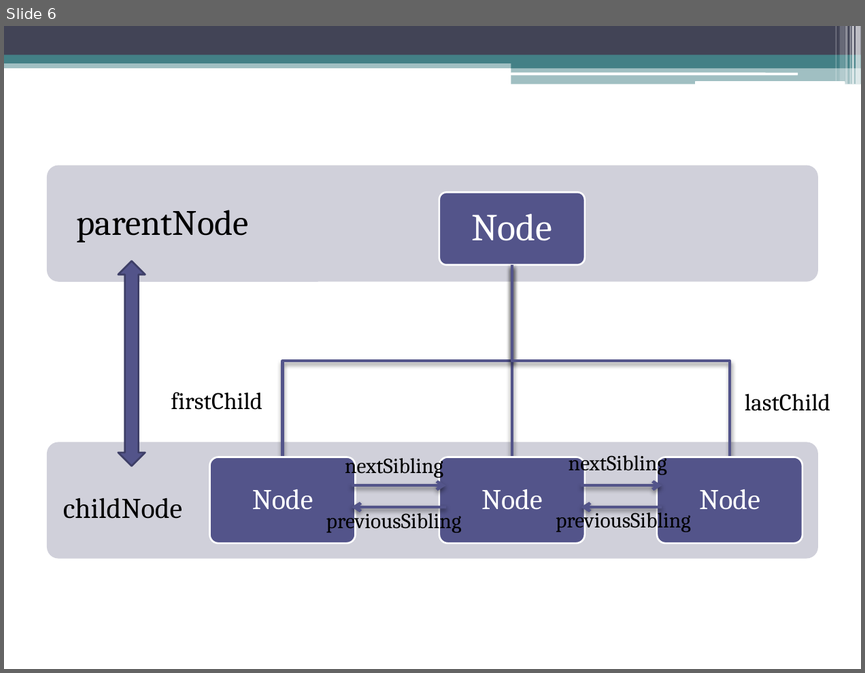
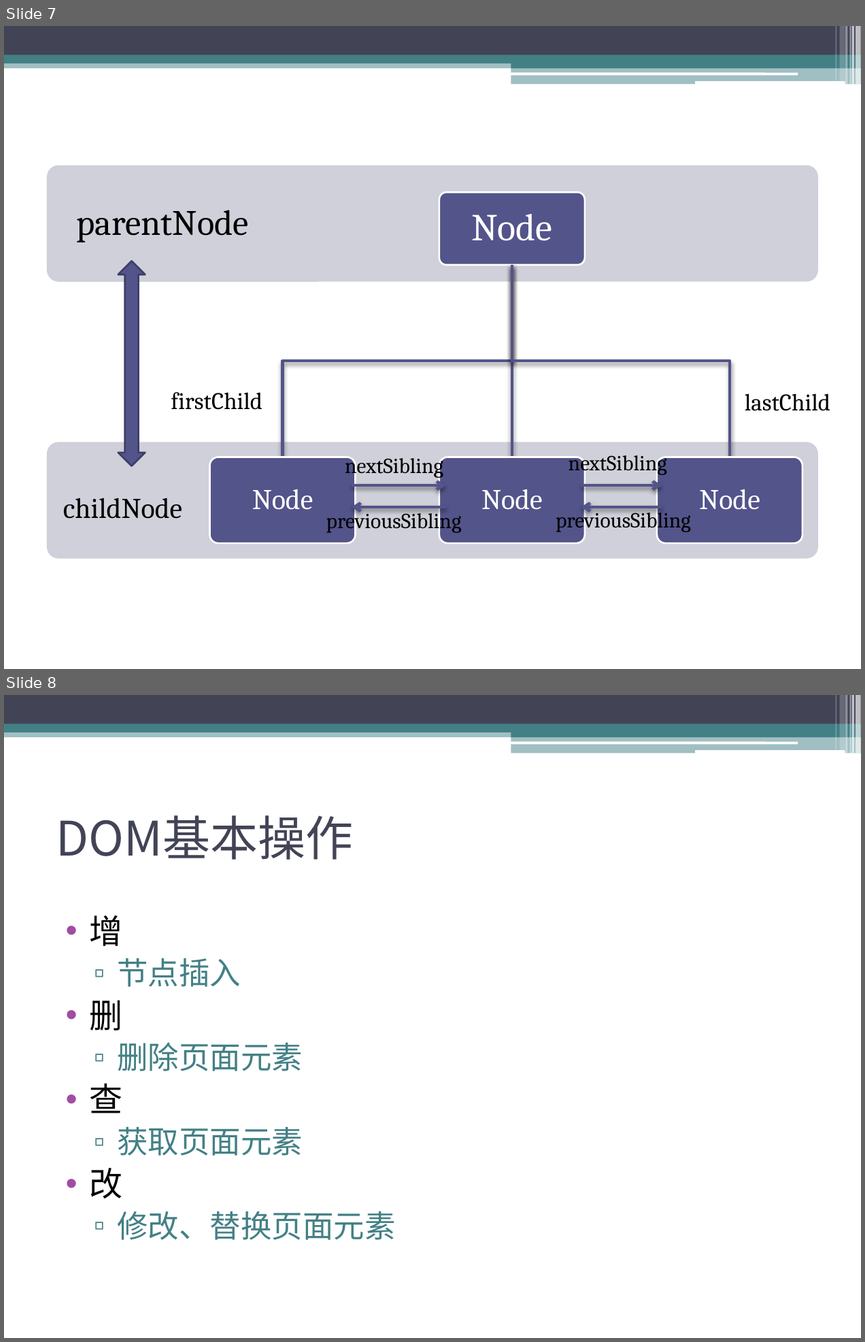
Before and after one commit to sophiazzw/Front_Library, a slide deck: manipulation.pptx. Shown one above the other, each under a label of ours: slide 6 before the commit, slides 7 and 8 after it. The pictures are 865x673 and 865x1342 pixels, drawn with LibreOffice and Linux fonts; fonts in the diff are those of the drawing. Boxes give left, top, right and bottom in pixels: in the first picture for what was removed or moved away, otherwise in the second. Text is boxed around its words. In the diff, an @@ line names an element or a change of style, - is before the commit and + after.

```diff
--- a/manipulation.pptx
+++ b/manipulation.pptx
@@ slide 8 added at (x1=4, y1=695, x2=861, y2=1338), background #FFFFFF; not listed: 13 template elements that a slide beside it also shows @@
@@ title added at (x1=56, y1=815, x2=354, y2=860), 40 pt, text #424456 @@
+DOM基本操作
@@ text added at (x1=90, y1=915, x2=396, y2=1240), 26 pt, text #438086 @@
+• 增
+  ▫ 节点插入
+• 删
+  ▫ 删除页面元素
+• 查
+  ▫ 获取页面元素
+• 改
+  ▫ 修改、替换页面元素
@@ what was slide 6 is now slide 7 @@
```
Also in this commit, not shown: 2 slides changed, 6 other slides added, 1 slide removed, 3 other files.
